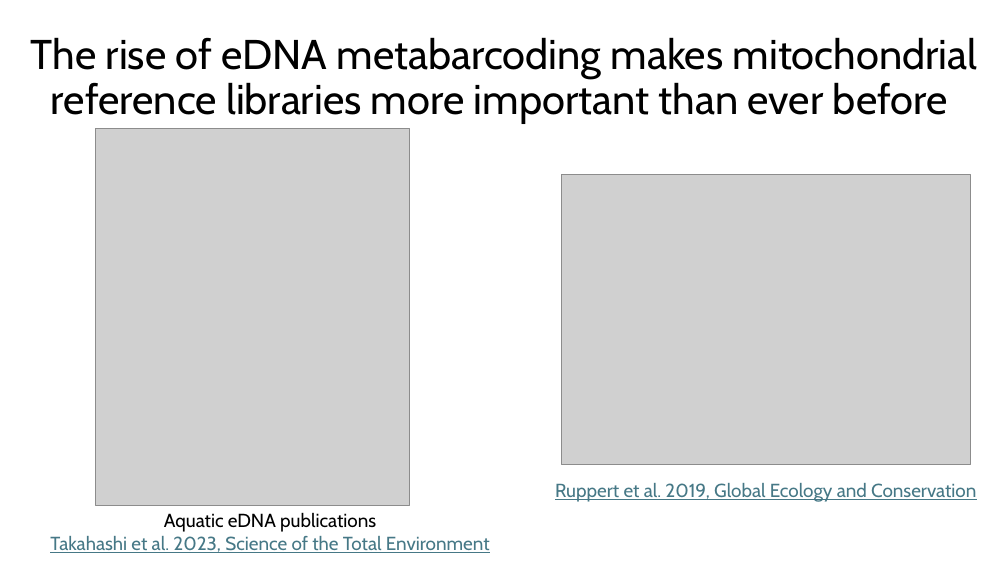
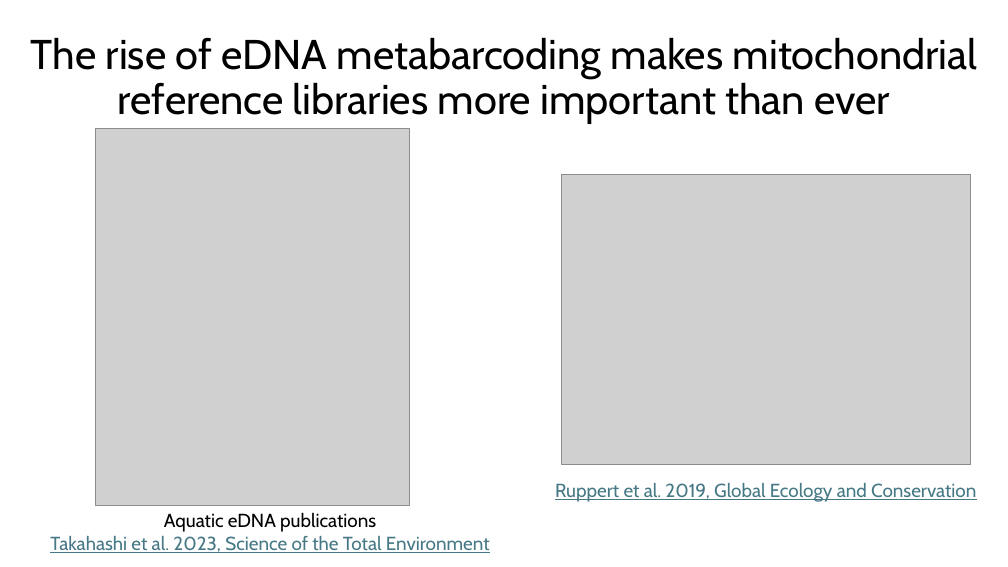
Before and after one commit to SmithsonianWorkshops/MitoPilot_workshop_2025, a slide deck: slide 4 of pdfs/Mitogenome_intro.pptx. Drawn at 1008x567 pixels with LibreOffice and Linux fonts; fonts in the diff are those of the drawing; grey boxes stand for pictures. Boxes give left, top, right and bottom in pixels: in the first picture for what was removed or moved away, otherwise in the second. Text is boxed around its words. In the diff, an @@ line names an element or a change of style, - is before the commit and + after.

```diff
--- a/pdfs/Mitogenome_intro.pptx
+++ b/pdfs/Mitogenome_intro.pptx
@@ title at box(31, 37, 978, 124): text changed @@
-The rise of eDNA metabarcoding makes mitochondrial reference libraries more important than ever before
+The rise of eDNA metabarcoding makes mitochondrial reference libraries more important than ever
```
Also in this commit, not shown: 4 other slides changed, 50 other files.
